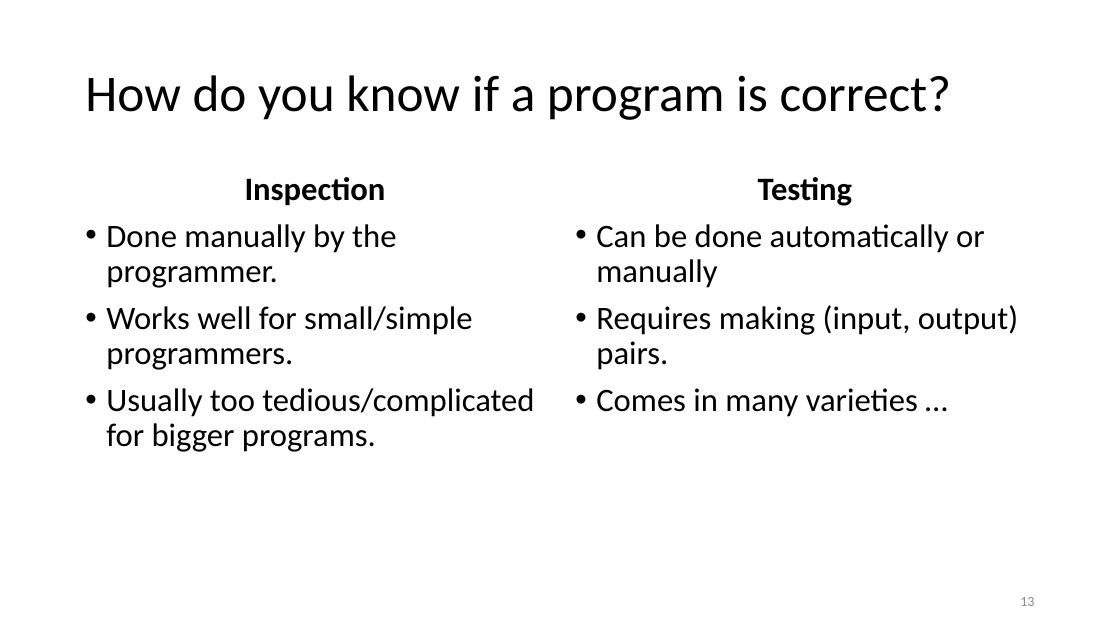
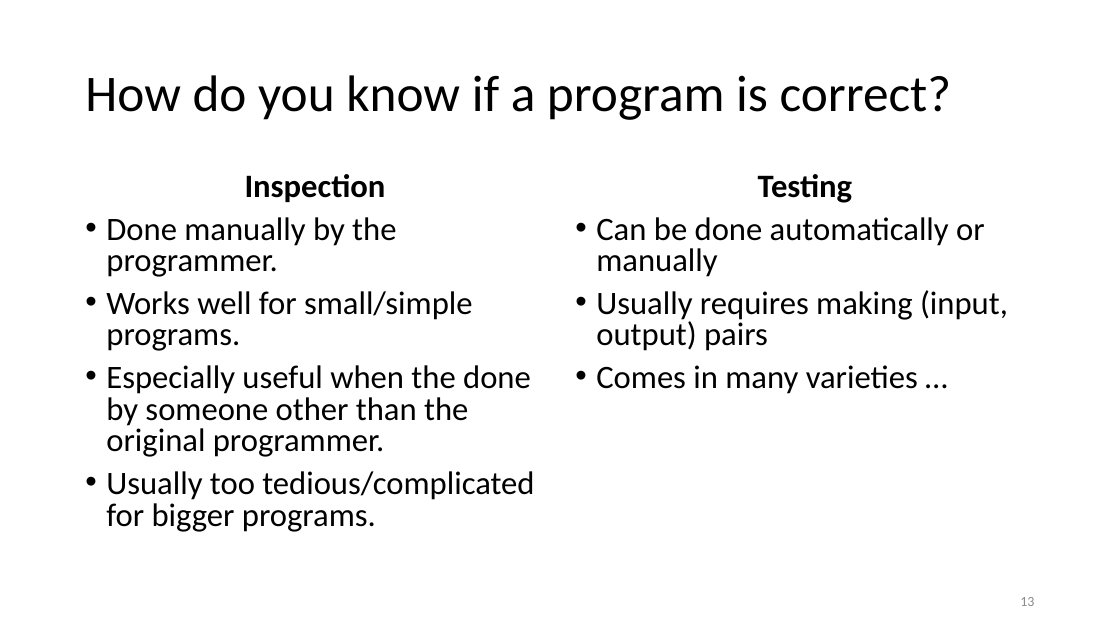
Before and after one commit to tjd1234/cmpt135spring2024, a slide deck: slide 13 of sample_code/week2/week2_cmpt135.pptx. Drawn at 1120x630 pixels with LibreOffice and Linux fonts; fonts in the diff are those of the drawing. Boxes give left, top, right and bottom in pixels: in the first picture for what was removed or moved away, otherwise in the second. Text is boxed around its words. In the diff, an @@ line names an element or a change of style, - is before the commit and + after.

```diff
--- a/sample_code/week2/week2_cmpt135.pptx
+++ b/sample_code/week2/week2_cmpt135.pptx
@@ text at bbox=[106, 174, 534, 532]: line spacing 0.9 to 0.8 @@
@@ text at bbox=[596, 174, 985, 394]: line spacing 0.9 to 0.8 @@
@@ text at bbox=[106, 291, 531, 457]: text changed @@
-• Works well for small/simple programmers.
+• Works well for small/simple programs.
+• Especially useful when the done by someone other than the original programmer.
@@ text at bbox=[596, 290, 1008, 351]: text changed @@
-• Requires making (input, output) pairs.
+• Usually requires making (input, output) pairs
```
Also in this commit, not shown: 15 other slides changed, 20 slides added, 5 other files.
